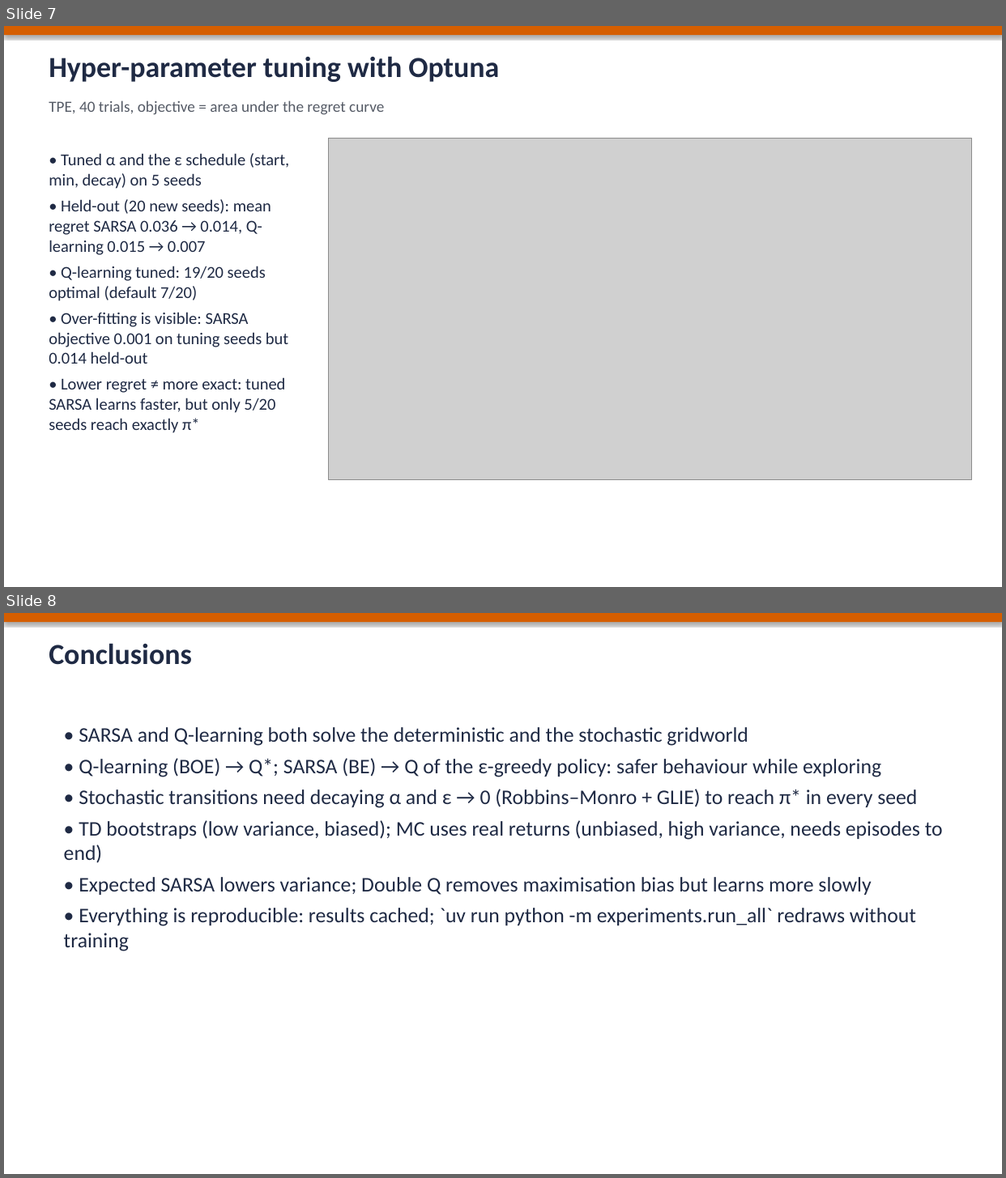
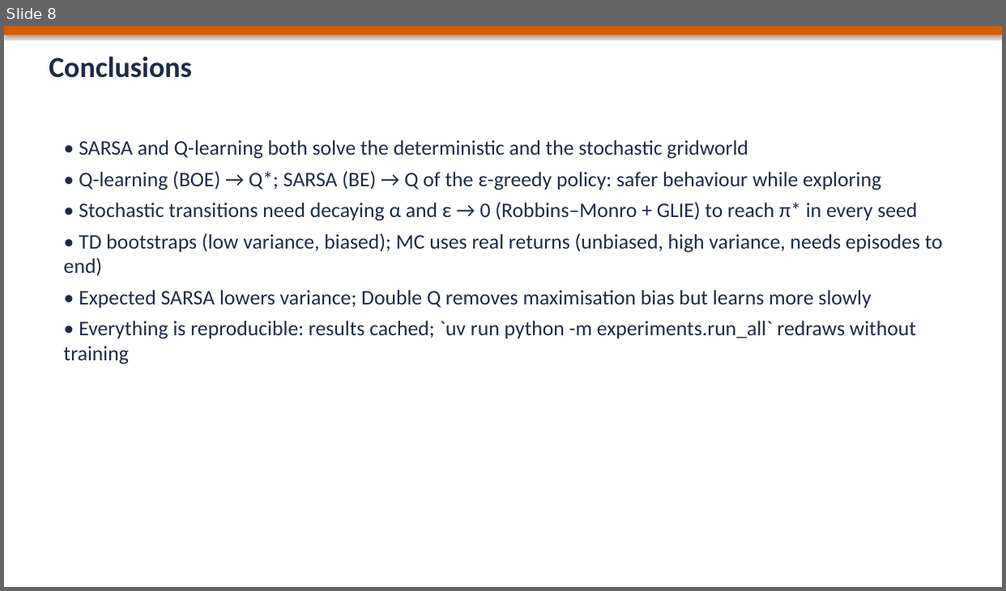
Before and after one commit to ElTiToRuiz/assignment-1, a slide deck: docs/presentation.pptx. Shown one above the other, each under a label of ours: slides 7 and 8 before the commit, slide 8 after it. The pictures are 1006x1178 and 1006x591 pixels, drawn with LibreOffice and Linux fonts; fonts in the diff are those of the drawing; grey boxes stand for pictures. Boxes give left, top, right and bottom in pixels: in the first picture for what was removed or moved away, otherwise in the second. Text is boxed around its words. In the diff, an @@ line names an element or a change of style, - is before the commit and + after.

Commit message:
Optuna study results: 12 multi-objective studies x 150 trials (trained on Windows)
- results/optuna/studies.db and the held-out evaluation cache
- exp4 figures and tables: tuned vs default on 20 held-out seeds, Pareto fronts,
  parameter importance
- README, THEORY and slides: findings of the full study

```diff
--- a/docs/presentation.pptx
+++ b/docs/presentation.pptx
@@ slide 7 removed at (4, 26, 1002, 587), background #FFFFFF @@
@@ rectangle removed at (4, 26, 1002, 35) @@
@@ text removed at (49, 56, 499, 82) @@
-Hyper-parameter tuning with Optuna
@@ text removed at (49, 101, 384, 115) @@
-TPE, 40 trials, objective = area under the regret curve
@@ picture removed at (328, 139, 972, 480) @@
@@ text removed at (49, 153, 289, 433) @@
-• Tuned α and the ε schedule (start, min, decay) on 5 seeds
-• Held-out (20 new seeds): mean regret SARSA 0.036 → 0.014, Q-learning 0.015 → 0.007
-• Q-learning tuned: 19/20 seeds optimal (default 7/20)
-• Over-fitting is visible: SARSA objective 0.001 on tuning seeds but 0.014 held-out
-• Lower regret ≠ more exact: tuned SARSA learns faster, but only 5/20 seeds reach exactly π*
```
Also in this commit, not shown: 2 slides added, 59 other files.
